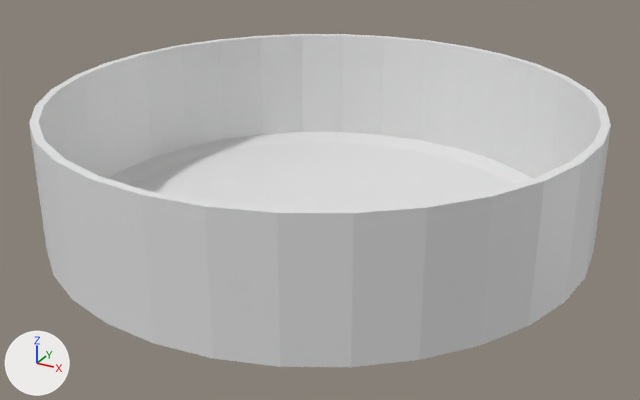
A saved change to the Blender file Assets/FoodBowl.blend.
Before and after are seen from a camera (50 mm lens) standing at (1.479, -2.689, 1.528) and looking at (0.027, -0.05, 0.209). The axes (+X, +Y, +Z) are drawn at lower left. The lights are the same throughout.

The scene before the commit, as lines of its bpy script (objects in view):
```python
me_cylinder = bpy.data.meshes.new('Cylinder')
me_cylinder.from_pydata(...)  # 96 vertices, 65 faces; spans x -1.0..1.0, y -1.0..1.0, z -1.0..1.0
ob_cylinder = bpy.data.objects.new('Cylinder', me_cylinder)
ob_cylinder.location = (0.0, 0.0, 0.336)
ob_cylinder.scale = (1.0, 1.0, 0.248)
_m = ob_cylinder.modifiers.new('Solidify', 'SOLIDIFY')
_m.thickness = 0.03
_m.nonmanifold_merge_threshold = 0.0003
```
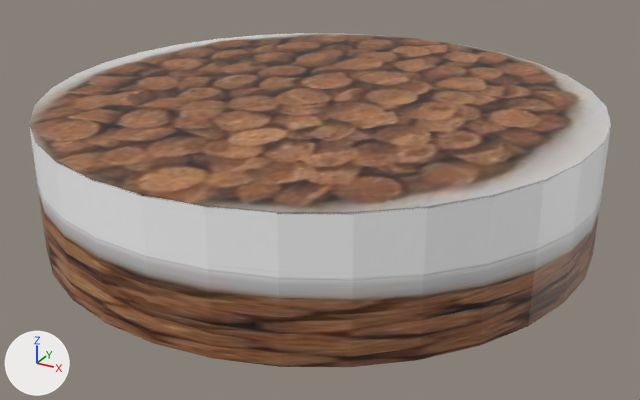
What differs and where, as boxes (x1, y1, x2, y2) in the pictures (640 x 400 px):
'Cylinder', reshaped
    before: (29, 34, 611, 367)
    after: (29, 33, 611, 367)
part 1 of me_cylinder, added (brown)
    after: (29, 33, 611, 215)
part 2 of me_cylinder, recoloured
    before: (29, 34, 611, 367)
    after: (29, 125, 611, 367)

Patch to the scene script:
```diff
--- a/Assets/FoodBowl.blend.py
+++ b/Assets/FoodBowl.blend.py
@@ img_catfood_jpg @@
+img_catfood_jpg = load_image('catfood.JPG', 'Materials/catfood.JPG', 177, 285, 'sRGB')
@@ mat_material_001 @@
+mat_material_001 = principled_material('Material.001')
+mat_material_001.texture = img_catfood_jpg
@@ me_cylinder @@
 # used by ob_cylinder; location = (0.0, 0.0, 0.336); scale = (1.0, 1.0, 0.248)
-me_cylinder.from_pydata(...)  # 96 vertices, 65 faces; spans x -1.0..1.0, y -1.0..1.0, z -1.0..1.0
+me_cylinder.from_pydata(...)  # 128 vertices, 66 faces; spans x -1.0..1.0, y -1.0..1.0, z -1.0..1.01
+# me_cylinder part 1: a new loose piece of 32 vertices spanning x -1.0..1.0, y -1.0..1.0, z 1.01, in mat_material_001 (picture img_catfood_jpg)
+# me_cylinder part 2: 65 faces spanning x -1.0..1.0, y -1.0..1.0, z -1.0..1.0 switch from no material to mat_material_001 (picture img_catfood_jpg)
```
